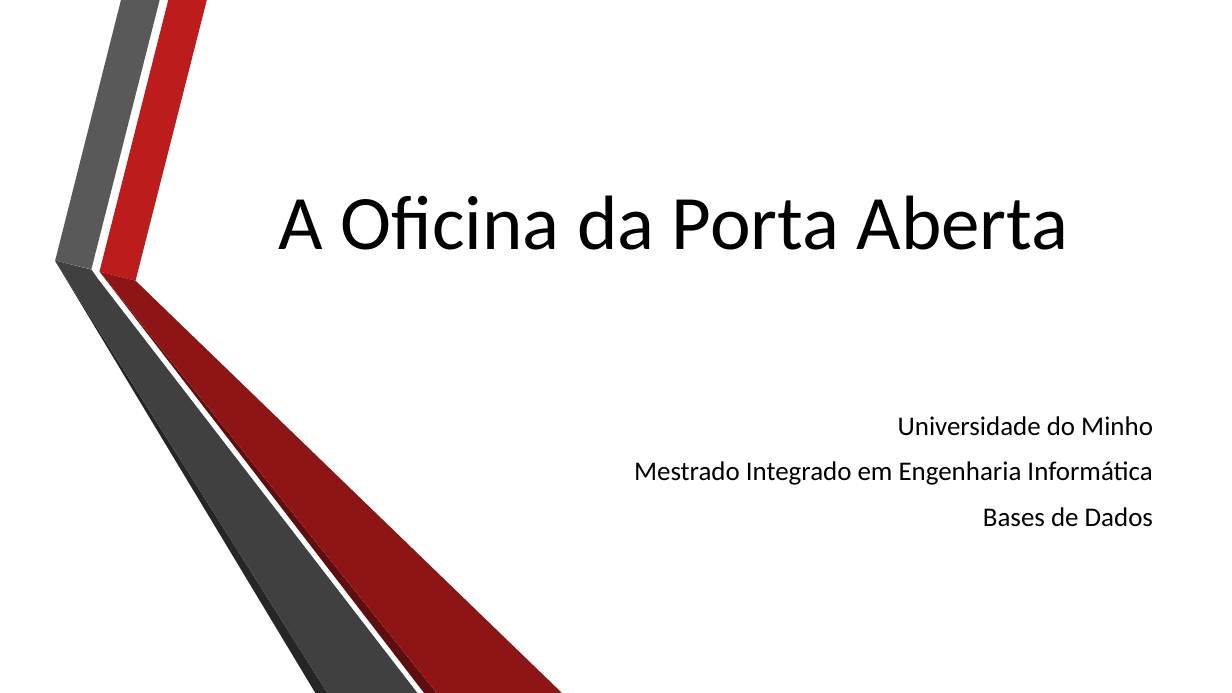
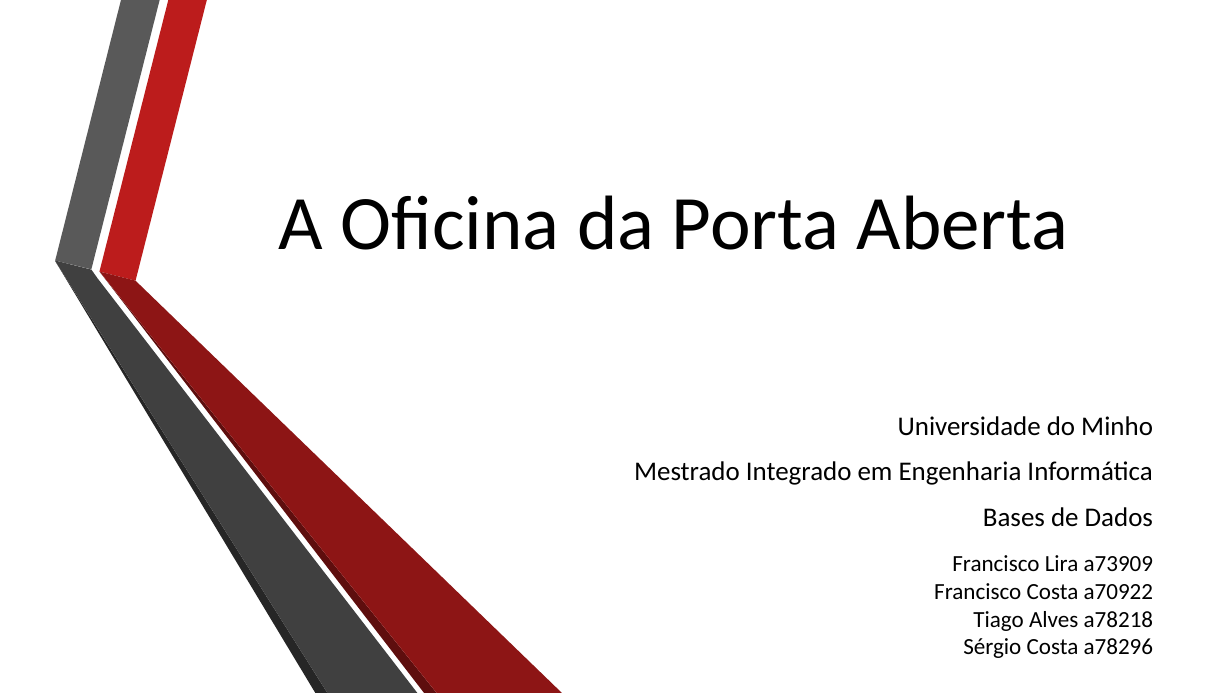
Before and after one commit to tdaa/Database-Project, a slide deck: slide 1 of Apresentação/Oficina.pptx. Drawn at 1232x693 pixels with LibreOffice and Linux fonts; fonts in the diff are those of the drawing; background and template pictures are left out. Boxes give left, top, right and bottom in pixels: in the first picture for what was removed or moved away, otherwise in the second. Text is boxed around its words. In the diff, an @@ line names an element or a change of style, - is before the commit and + after.

```diff
--- a/Apresentação/Oficina.pptx
+++ b/Apresentação/Oficina.pptx
@@ text added at (934,555,1154,658), 18 pt, text #000000 @@
+Francisco Lira a73909
+Francisco Costa a70922
+Tiago Alves a78218
+Sérgio Costa a78296
```
Also in this commit, not shown: 4 other slides changed, 1 slide added, 2 slides removed, 1 other file.
